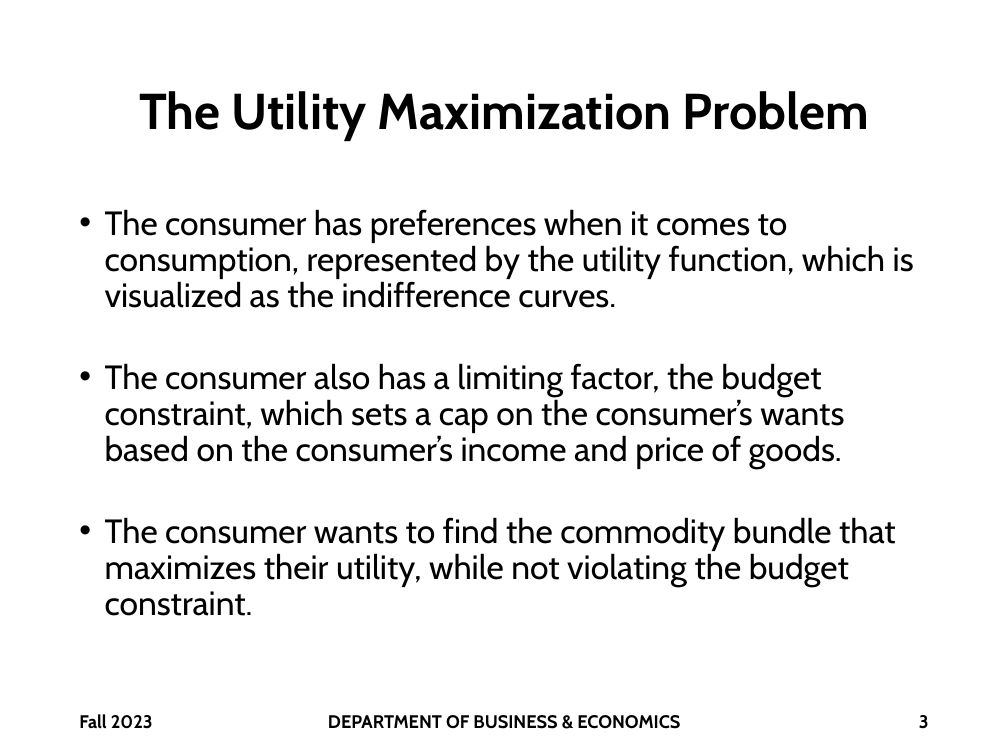
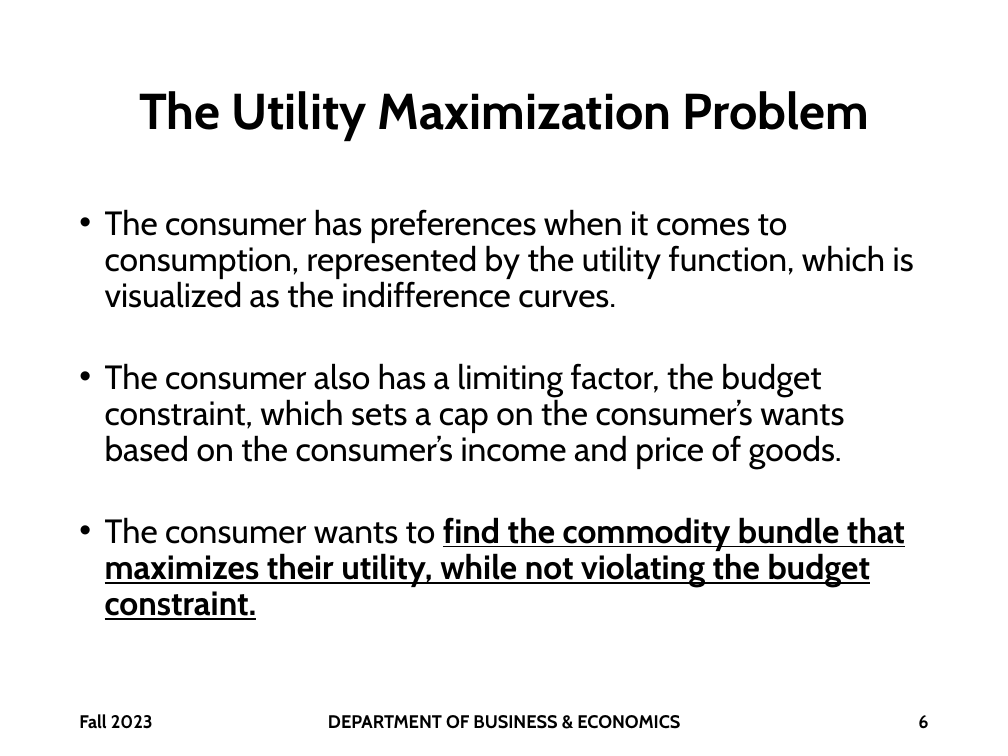
Before and after one commit to brianhwpark/brianhwpark.github.io, a slide deck: slide 6 of files/teaching-resources/monmouthcollege-econ-300/ECON300-LEC08.pptx (slide 3 before the commit). Drawn at 1008x756 pixels with LibreOffice and Linux fonts; fonts in the diff are those of the drawing; background and template pictures are left out. Boxes give left, top, right and bottom in pixels: in the first picture for what was removed or moved away, otherwise in the second. Text is boxed around its words. In the diff, an @@ line names an element or a change of style, - is before the commit and + after.

```diff
--- a/files/teaching-resources/monmouthcollege-econ-300/ECON300-LEC08.pptx
+++ b/files/teaching-resources/monmouthcollege-econ-300/ECON300-LEC08.pptx
@@ text at [105,517,905,620]: bold on, underline on in "find the commodity bundle that maximizes their ..." @@
@@ page number at [918,715,928,729]: text changed @@
-3
+6
```
Also in this commit, not shown: 4 other slides changed, 9 slides added, 7 other files.
